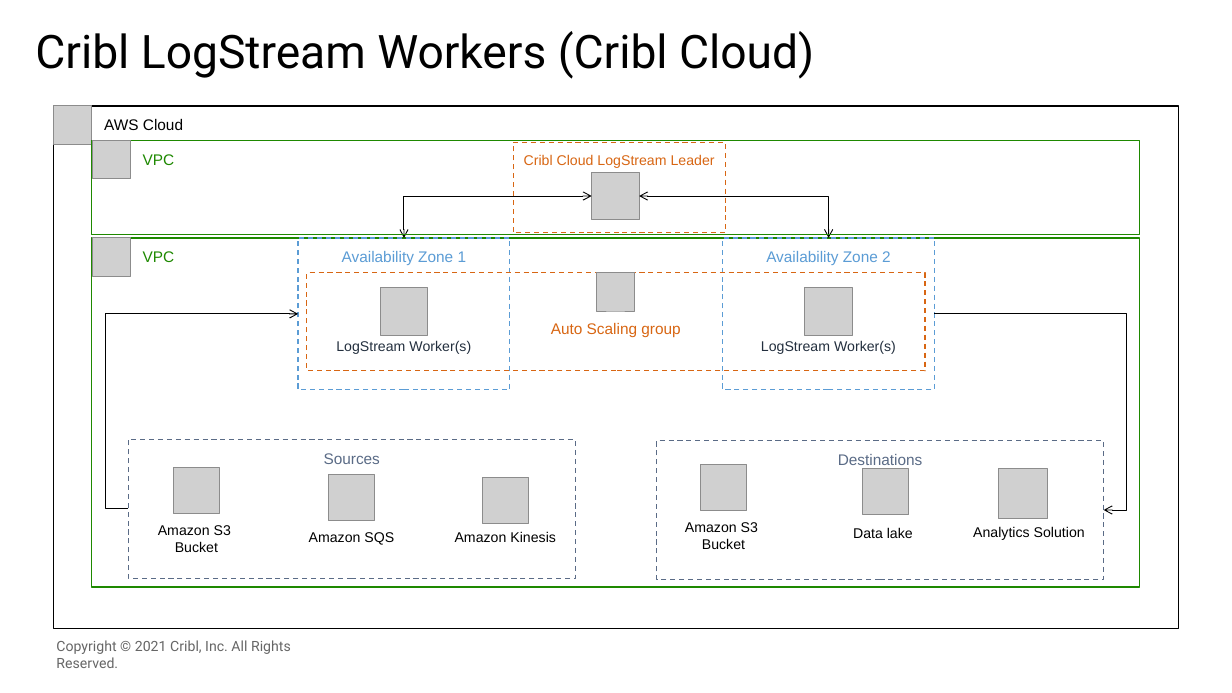
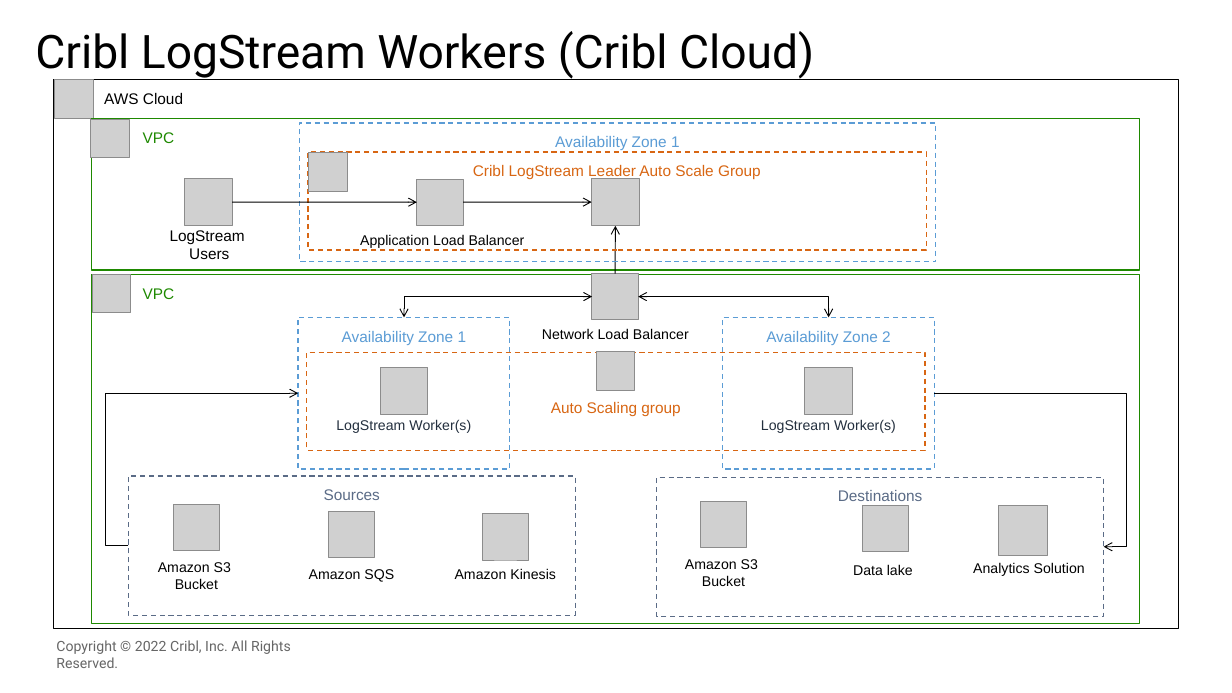
Before and after one commit to aws-quickstart/quickstart-cribl-logstream, a slide deck: slide 3 of docs/images/Cribl_AWS.pptx. Drawn at 1232x693 pixels with LibreOffice and Linux fonts; fonts in the diff are those of the drawing; grey boxes stand for pictures; background and template pictures are left out. Boxes give left, top, right and bottom in pixels: in the first picture for what was removed or moved away, otherwise in the second. Text is boxed around its words. In the diff, an @@ line names an element or a change of style, - is before the commit and + after.

```diff
--- a/docs/images/Cribl_AWS.pptx
+++ b/docs/images/Cribl_AWS.pptx
@@ rectangle "AWS Cloud": place and size @@
-rectangle "AWS Cloud" at [54,106,1179,629]
+rectangle "AWS Cloud" at [54,79,1179,629]
@@ picture: place and size @@
-picture at [54,105,92,144]
+picture at [55,79,93,118]
@@ rectangle "VPC": place and size @@
-rectangle "VPC" at [91,140,1140,235]
+rectangle "VPC" at [91,118,1140,270]
@@ picture: place and size @@
-picture at [92,140,131,179]
+picture at [91,119,129,158]
@@ rectangle added at [299,123,936,262], outline #5B9CD5 1 pt dashed, 12 pt, text #5B9CD5 @@
+Availability Zone 1
@@ picture added at [185,178,232,226] @@
@@ rectangle "Cribl LogStream Leader Auto Scale ...": place and size @@
-rectangle "Cribl LogStream Leader Auto Scale ..." at [514,142,726,233]
+rectangle "Cribl LogStream Leader Auto Scale ..." at [308,152,926,250]
@@ picture added at [309,152,348,191] @@
@@ picture added at [417,179,463,226] @@
@@ text in rectangle at [473,165,761,180]: text changed; size 11 to 12 pt @@
-Cribl Cloud LogStream Leader
+Cribl LogStream Leader Auto Scale Group
@@ picture: place and size @@
-picture at [592,172,639,219]
+picture at [592,178,639,226]
@@ arrow added from (232, 202) to (417, 202), #000000 0.75 pt @@
@@ arrow added from (463, 202) to (592, 202), #000000 0.75 pt @@
@@ text added at [170,230,245,259], 12 pt, text #000000 @@
+LogStream
+Users
@@ text added at [360,234,525,248], 11 pt, text #000000 @@
+Application Load Balancer
@@ arrow added from (616, 274) to (616, 226), #000000 0.75 pt @@
@@ elbow double arrow moved from (592, 196) - (404, 238) to (404, 318) - (592, 297) @@
@@ picture added at [592,274,639,320] @@
@@ elbow double arrow moved from (640, 196) - (829, 238) to (829, 318) - (639, 297) @@
@@ text added at [542,328,689,339], 11 pt, text #000000 @@
+Network Load Balancer
@@ 3 pictures, 3 rectangles, 2 texts: place and size @@
-3 pictures, 3 rectangles, 2 texts at [299,238,934,390]
+3 pictures, 3 rectangles, 2 texts at [299,318,934,470]
@@ elbow arrow moved from (128, 509) - (299, 314) to (128, 546) - (299, 394) @@
@@ elbow arrow moved from (934, 314) - (1104, 510) to (934, 394) - (1104, 547) @@
@@ 7 pictures, 6 texts, 3 rectangles: place and size @@
-7 pictures, 6 texts, 3 rectangles at [91,238,1140,588]
+7 pictures, 6 texts, 3 rectangles at [91,274,1140,624]
@@ text at [56,640,291,668]: text changed @@
-Copyright © 2021 Cribl, Inc. All Rights Reserved.
+Copyright © 2022 Cribl, Inc. All Rights Reserved.
```
Also in this commit, not shown: 3 other slides changed, 1 slide added, 1 slide removed, 17 other files.
